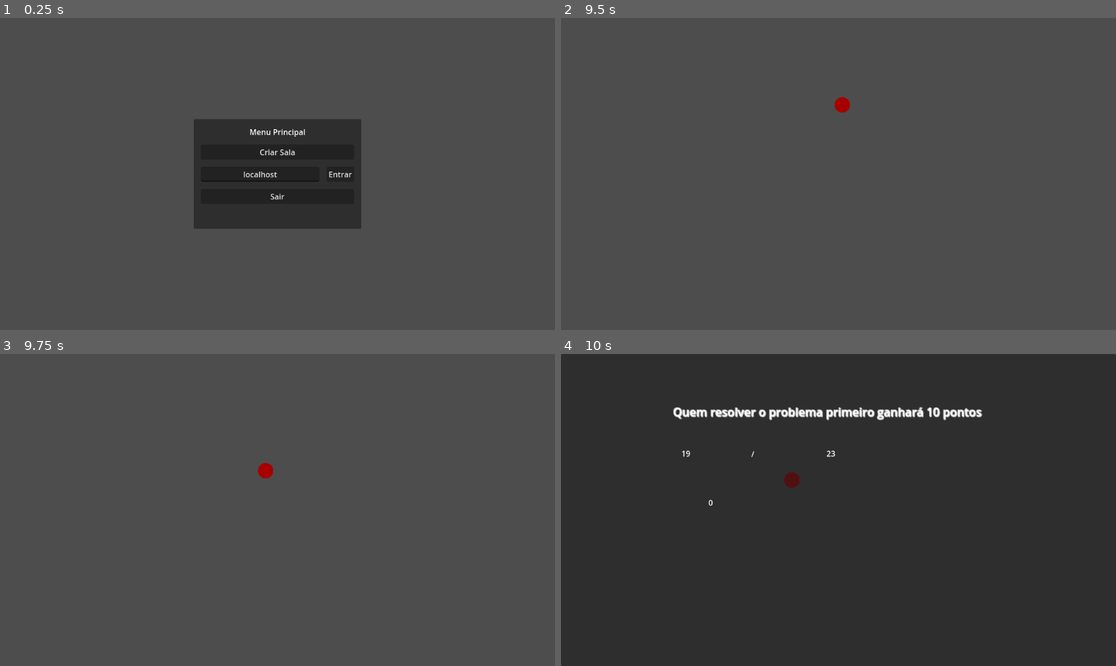
Above: before the commit, frames 1-4 (two rows, left to right).
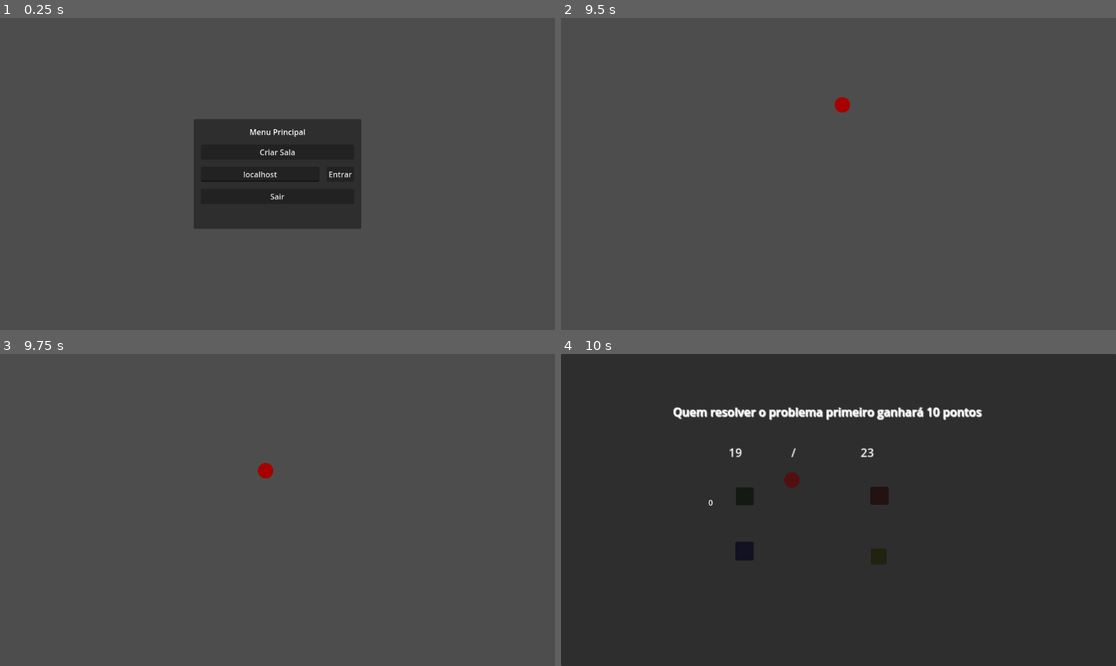
Above: after the commit, the same moments.

Repository: felipeforte/godot-cobrinha
Game: Godot game, scene res://nivel.tscn
Two runs of this game, one before a commit and one after it. Both use one fixed random seed, a clock stepped at 60 frames per second and the inputs below.
Inputs:
- Up to frame 1 (0.25 s): no input
- Up to frame 2 (9.5 s): click "Criar Sala" at 0.5 s; tap Enter at 1.25 s; hold Right (ui_right) 1.28-2.03 s; hold Down (ui_down) 2.03-2.78 s; hold Right (ui_right) 2.78-3.53 s; hold Up (ui_up) 3.53-4.28 s; hold Left (ui_left) 4.28-5.78 s; hold Down (ui_down) 5.78-6.53 s; hold Right (ui_right) 6.53-7.28 s; hold Up (ui_up) 7.28-8.03 s; hold Right (ui_right) 8.03-8.78 s; hold Down (ui_down) from 8.78 s (still down)
- Up to frame 3 (9.75 s): release Down (ui_down) at 9.53 s; hold Left (ui_left) from 9.53 s (still down)
- Up to frame 4 (10 s): keep holding Left (ui_left)

Frames 1-3 are identical in both runs. In frame 4, 0.8% of the frame differs, in the area x 21-59%, y 30-68%.

Commit message:
adicao dos botões

Diff:
--- a/Batalha.tscn
+++ b/Batalha.tscn
@@ -35,27 +35,63 @@
 [node name="Timer" type="Timer" parent="."]
 
 [node name="number1_label" type="Label" parent="."]
-offset_left = 250.0
-offset_top = 195.0
-offset_right = 290.0
-offset_bottom = 218.0
+offset_left = 348.0
+offset_top = 187.0
+offset_right = 401.0
+offset_bottom = 213.0
+scale = Vector2(1.5, 1.5)
 text = "valor 1"
 
 [node name="number2_label" type="Label" parent="."]
-offset_left = 551.0
-offset_top = 195.0
-offset_right = 591.0
-offset_bottom = 218.0
+offset_left = 622.0
+offset_top = 187.0
+offset_right = 702.0
+offset_bottom = 213.0
+scale = Vector2(1.5, 1.5)
 text = "valor 2"
 
 [node name="symbol_label" type="Label" parent="."]
-offset_left = 395.0
-offset_top = 196.0
-offset_right = 435.0
-offset_bottom = 219.0
+offset_left = 478.0
+offset_top = 187.0
+offset_right = 541.0
+offset_bottom = 213.0
+scale = Vector2(1.5, 1.5)
+text = "Simbolo"
 
 [node name="result_label" type="Label" parent="."]
 offset_left = 306.0
 offset_top = 297.0
 offset_right = 346.0
 offset_bottom = 320.0
+
+[node name="ButtonRed" type="Button" parent="."]
+modulate = Color(1, 0, 0, 1)
+self_modulate = Color(1, 0, 0, 1)
+offset_left = 642.0
+offset_top = 276.0
+offset_right = 680.0
+offset_bottom = 313.0
+
+[node name="ButtonGreen" type="Button" parent="."]
+modulate = Color(0, 1, 0, 1)
+self_modulate = Color(0, 0.498039, 0.247059, 1)
+offset_left = 363.0
+offset_top = 277.0
+offset_right = 400.0
+offset_bottom = 314.0
+
+[node name="ButtonYellow" type="Button" parent="."]
+modulate = Color(1, 1, 0, 1)
+self_modulate = Color(1, 1, 0, 1)
+offset_left = 643.0
+offset_top = 404.0
+offset_right = 676.0
+offset_bottom = 437.0
+
+[node name="ButtonBlue" type="Button" parent="."]
+modulate = Color(0, 0, 1, 1)
+self_modulate = Color(0, 0, 1, 1)
+offset_left = 362.0
+offset_top = 390.0
+offset_right = 400.0
+offset_bottom = 429.0
